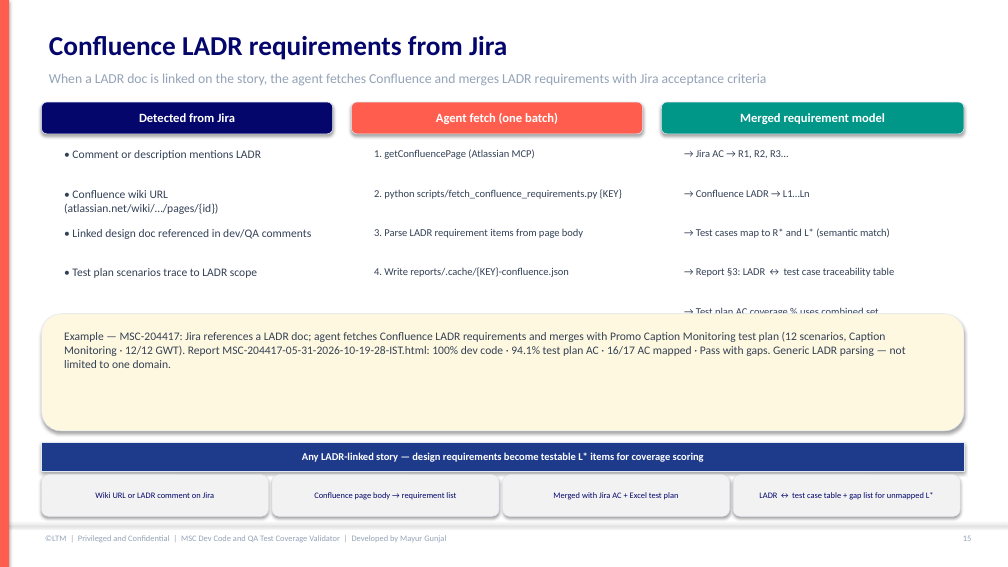
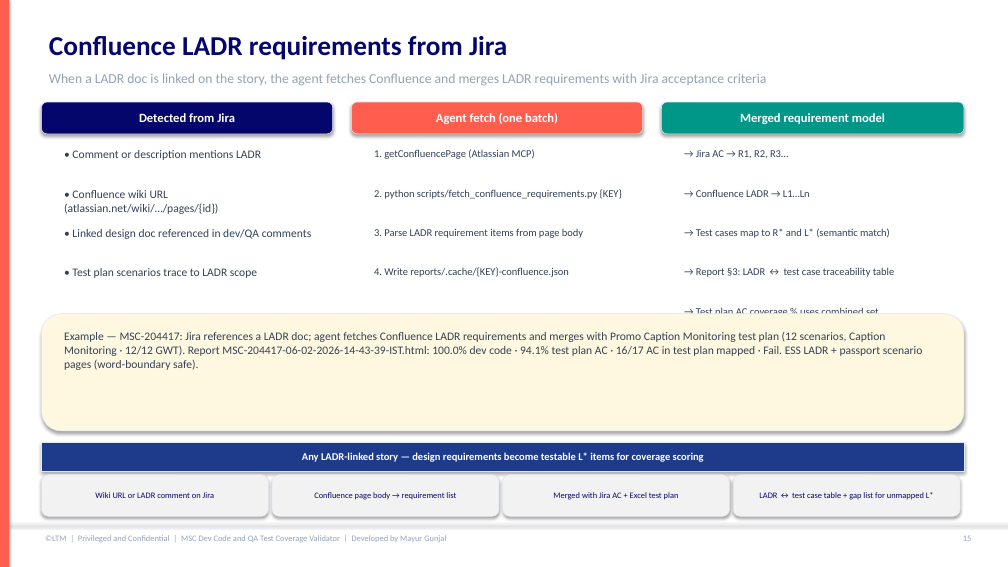
Before and after one commit to mgunjal11/pegasus-qa-agents-lab-copy, a slide deck: slide 16 of docs/MSC-Dev-Code-and-QA-Test-Coverage-Validator-Guide.pptx. Drawn at 1008x567 pixels with LibreOffice and Linux fonts; fonts in the diff are those of the drawing. Boxes give left, top, right and bottom in pixels: in the first picture for what was removed or moved away, otherwise in the second. Text is boxed around its words. In the diff, an @@ line names an element or a change of style, - is before the commit and + after.

```diff
--- a/docs/MSC-Dev-Code-and-QA-Test-Coverage-Validator-Guide.pptx
+++ b/docs/MSC-Dev-Code-and-QA-Test-Coverage-Validator-Guide.pptx
@@ text at (64,332,923,370): text changed @@
-Example — MSC-204417: Jira references a LADR doc; agent fetches Confluence LADR requirements and merges with Promo Caption Monitoring test plan (12 scenarios, Caption Monitoring · 12/12 GWT). Report MSC-204417-05-31-2026-10-19-28-IST.html: 100% dev code · 94.1% test plan AC · 16/17 AC mapped · Pass with gaps. Generic LADR parsing — not limited to one domain.
+Example — MSC-204417: Jira references a LADR doc; agent fetches Confluence LADR requirements and merges with Promo Caption Monitoring test plan (12 scenarios, Caption Monitoring · 12/12 GWT). Report MSC-204417-06-02-2026-14-43-39-IST.html: 100.0% dev code · 94.1% test plan AC · 16/17 AC in test plan mapped · Fail. ESS LADR + passport scenario pages (word-boundary safe).
```
Also in this commit, not shown: 10 other slides changed, 26 other files.
